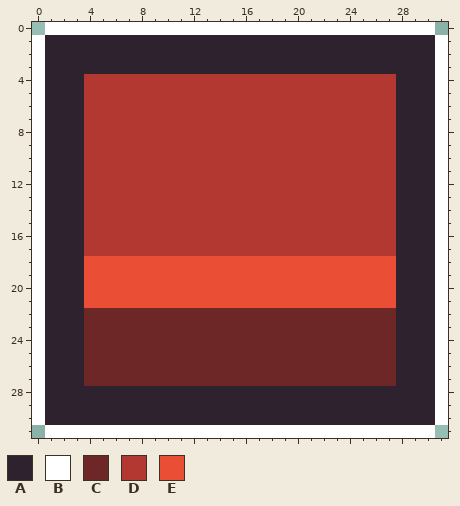
One commit to this pixel-art file: ui/buttons/emergency_button_hover.aseprite. Above, as it was before the edit.
32x32 pixels, 1 frame.
Palette (. is transparent): A #2e222f  B #ffffff  C #6e2727  D #b33831  E #ea4f36
Pixels before, first column x 0:
 0 .BBBBBBBBBBBBBBBBBBBBBBBBBBBBBB.
 1 BAAAAAAAAAAAAAAAAAAAAAAAAAAAAAAB
 2 BAAAAAAAAAAAAAAAAAAAAAAAAAAAAAAB
 3 BAAAAAAAAAAAAAAAAAAAAAAAAAAAAAAB
 4 BAAADDDDDDDDDDDDDDDDDDDDDDDDAAAB
 5 BAAADDDDDDDDDDDDDDDDDDDDDDDDAAAB
 6 BAAADDDDDDDDDDDDDDDDDDDDDDDDAAAB
 7 BAAADDDDDDDDDDDDDDDDDDDDDDDDAAAB
 8 BAAADDDDDDDDDDDDDDDDDDDDDDDDAAAB
 9 BAAADDDDDDDDDDDDDDDDDDDDDDDDAAAB
10 BAAADDDDDDDDDDDDDDDDDDDDDDDDAAAB
11 BAAADDDDDDDDDDDDDDDDDDDDDDDDAAAB
12 BAAADDDDDDDDDDDDDDDDDDDDDDDDAAAB
13 BAAADDDDDDDDDDDDDDDDDDDDDDDDAAAB
14 BAAADDDDDDDDDDDDDDDDDDDDDDDDAAAB
15 BAAADDDDDDDDDDDDDDDDDDDDDDDDAAAB
16 BAAADDDDDDDDDDDDDDDDDDDDDDDDAAAB
17 BAAADDDDDDDDDDDDDDDDDDDDDDDDAAAB
18 BAAAEEEEEEEEEEEEEEEEEEEEEEEEAAAB
19 BAAAEEEEEEEEEEEEEEEEEEEEEEEEAAAB
20 BAAAEEEEEEEEEEEEEEEEEEEEEEEEAAAB
21 BAAAEEEEEEEEEEEEEEEEEEEEEEEEAAAB
22 BAAACCCCCCCCCCCCCCCCCCCCCCCCAAAB
23 BAAACCCCCCCCCCCCCCCCCCCCCCCCAAAB
24 BAAACCCCCCCCCCCCCCCCCCCCCCCCAAAB
25 BAAACCCCCCCCCCCCCCCCCCCCCCCCAAAB
26 BAAACCCCCCCCCCCCCCCCCCCCCCCCAAAB
27 BAAACCCCCCCCCCCCCCCCCCCCCCCCAAAB
28 BAAAAAAAAAAAAAAAAAAAAAAAAAAAAAAB
29 BAAAAAAAAAAAAAAAAAAAAAAAAAAAAAAB
30 BAAAAAAAAAAAAAAAAAAAAAAAAAAAAAAB
31 .BBBBBBBBBBBBBBBBBBBBBBBBBBBBBB.
The result:
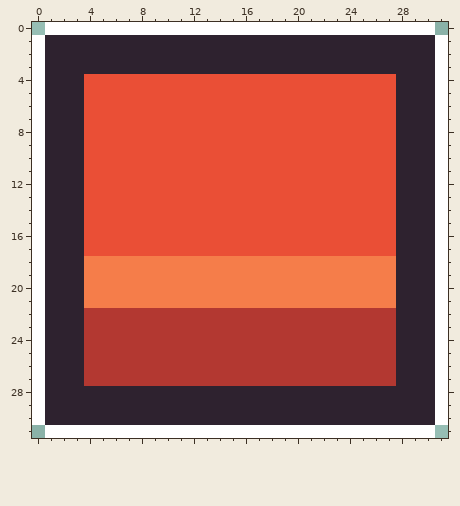
Edits made:
colour C: #6e2727 -> #b33831
colour D: #b33831 -> #ea4f36
colour E: #ea4f36 -> #f57d4a
